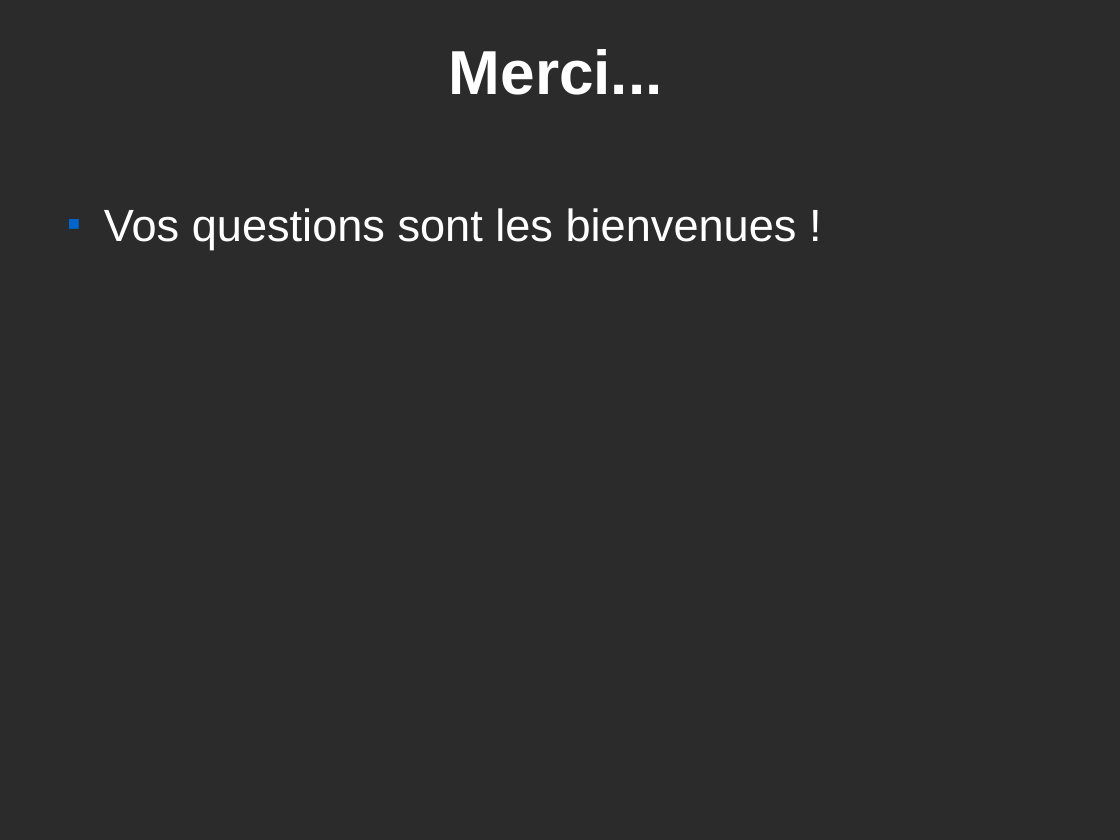
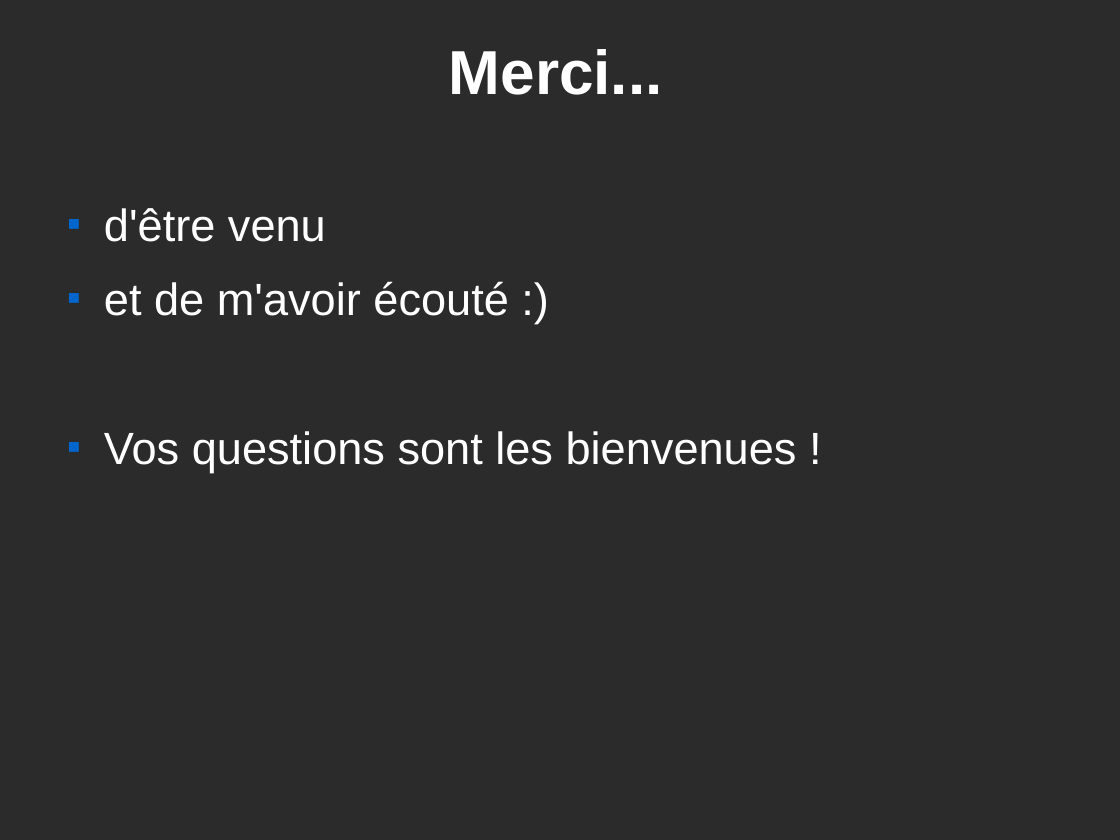
Before and after one commit to postgresqlfr/pgfr_materials, a slide deck: slide 48 of advocacy/trunk/confs/presentationPG.odp. Drawn at 1120x840 pixels with LibreOffice and Linux fonts; fonts in the diff are those of the drawing; background and template pictures are left out; a plain dark background stands for a picture behind light text. Boxes give left, top, right and bottom in pixels: in the first picture for what was removed or moved away, otherwise in the second. Text is boxed around its words. In the diff, an @@ line names an element or a change of style, - is before the commit and + after.

```diff
--- a/advocacy/trunk/confs/presentationPG.odp
+++ b/advocacy/trunk/confs/presentationPG.odp
@@ text at bbox=[104, 208, 509, 316]: paragraphs added @@
+■ d'être venu
+■ et de m'avoir écouté :)
```
Also in this commit, not shown: 4 other slides changed.
